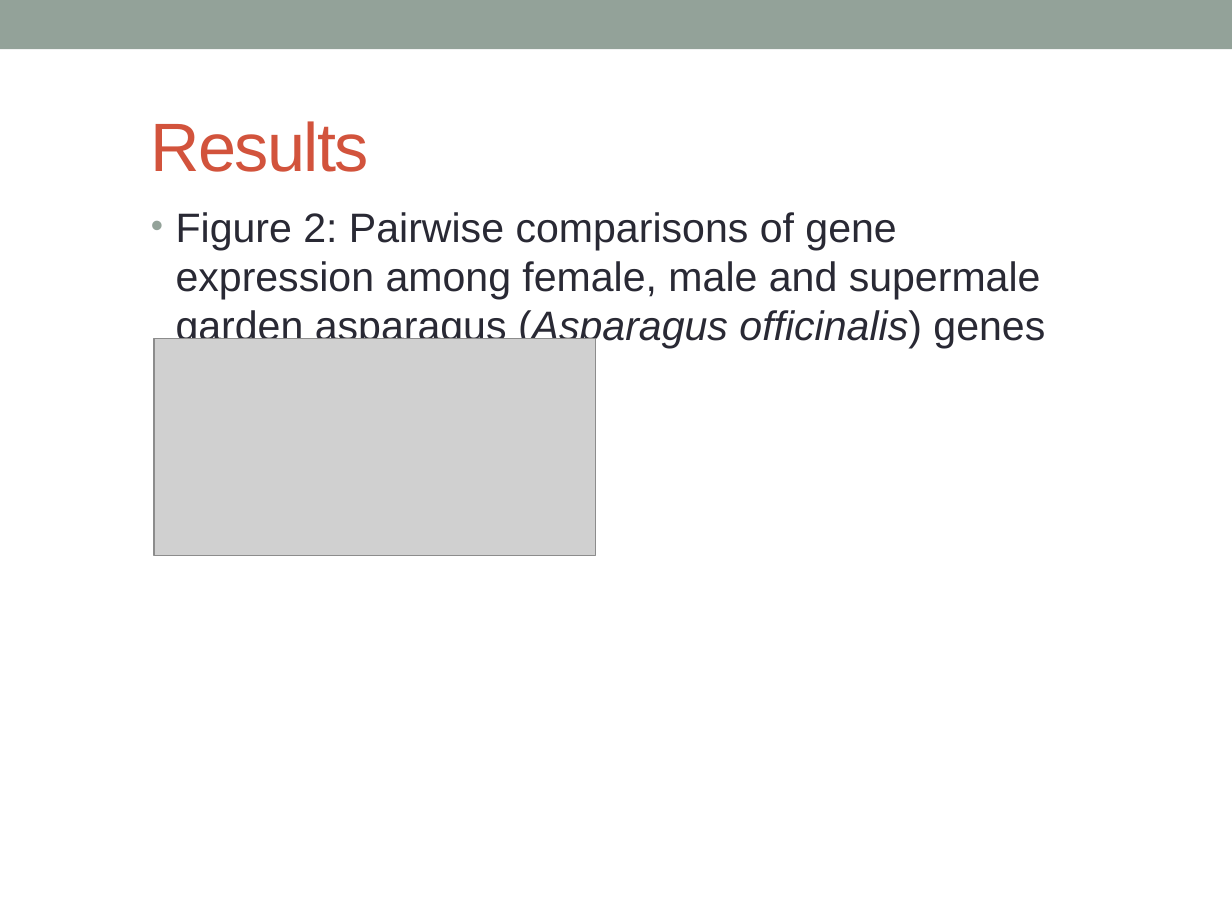
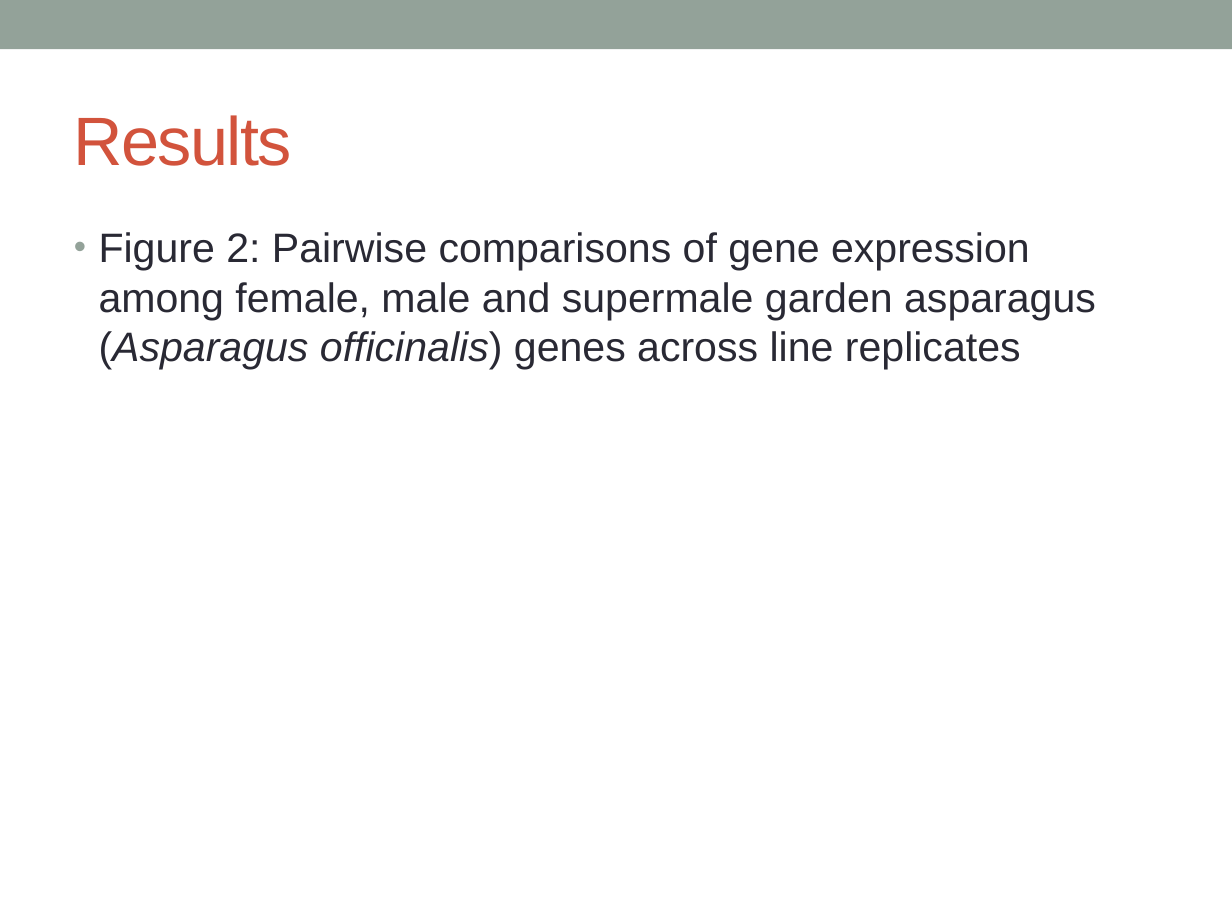
Before and after one commit to katholan/BCB546X-Spring2017_Valerin_final_project, a slide deck: slide 19 of asparagus.pptx (slide 18 before the commit). Drawn at 1232x924 pixels with LibreOffice and Linux fonts; fonts in the diff are those of the drawing; grey boxes stand for pictures. Boxes give left, top, right and bottom in pixels: in the first picture for what was removed or moved away, otherwise in the second. Text is boxed around its words. In the diff, an @@ line names an element or a change of style, - is before the commit and + after.

```diff
--- a/asparagus.pptx
+++ b/asparagus.pptx
@@ title "Results": place and size @@
-title "Results" at (151,121,369,172)
+title "Results" at (74,115,292,166)
@@ text "Figure 2: Pairwise comparisons of ..." rewrapped from (176,212,1045,349) to (99,232,1096,369) @@
@@ picture removed at (154,339,595,556) @@
```
Also in this commit, not shown: 15 other slides changed, 4 slides added, 1 slide removed.
